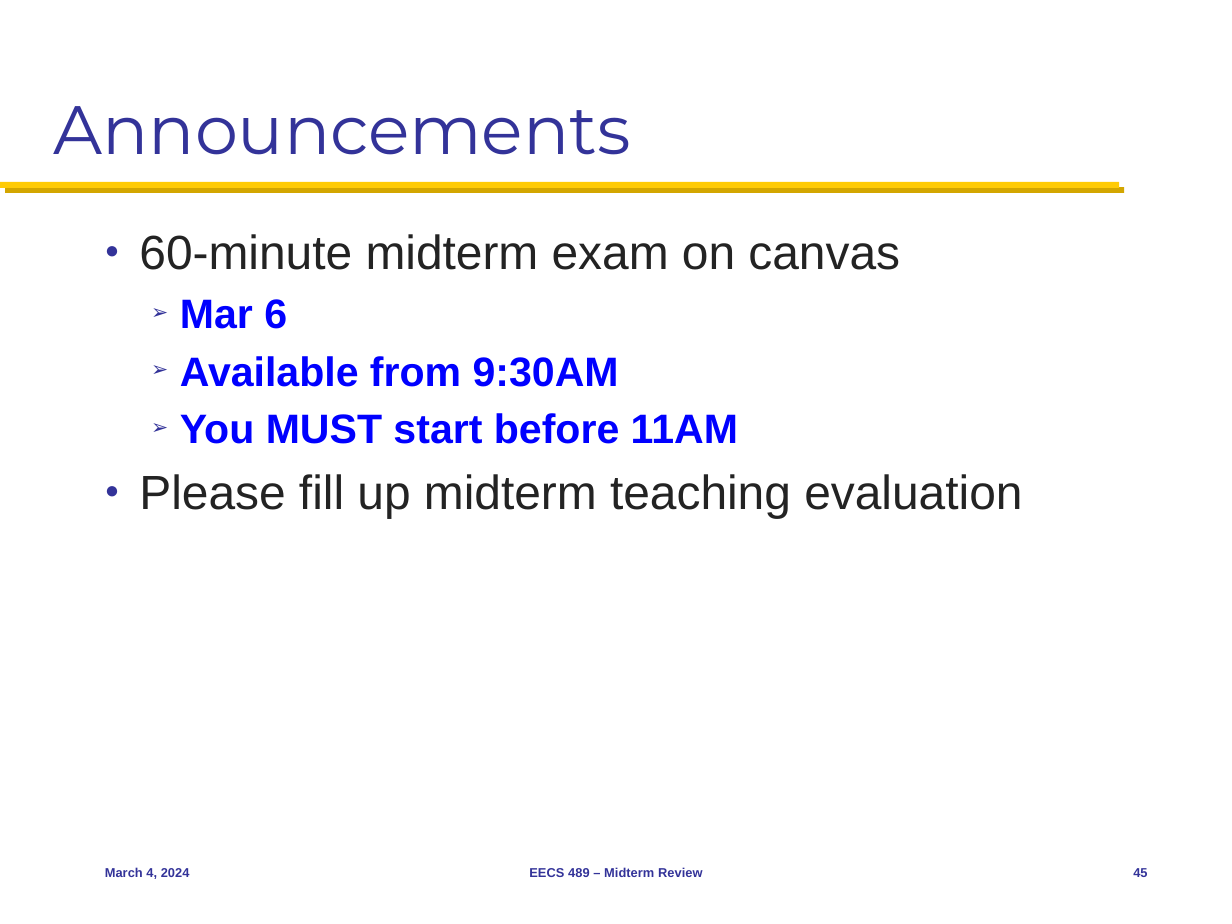
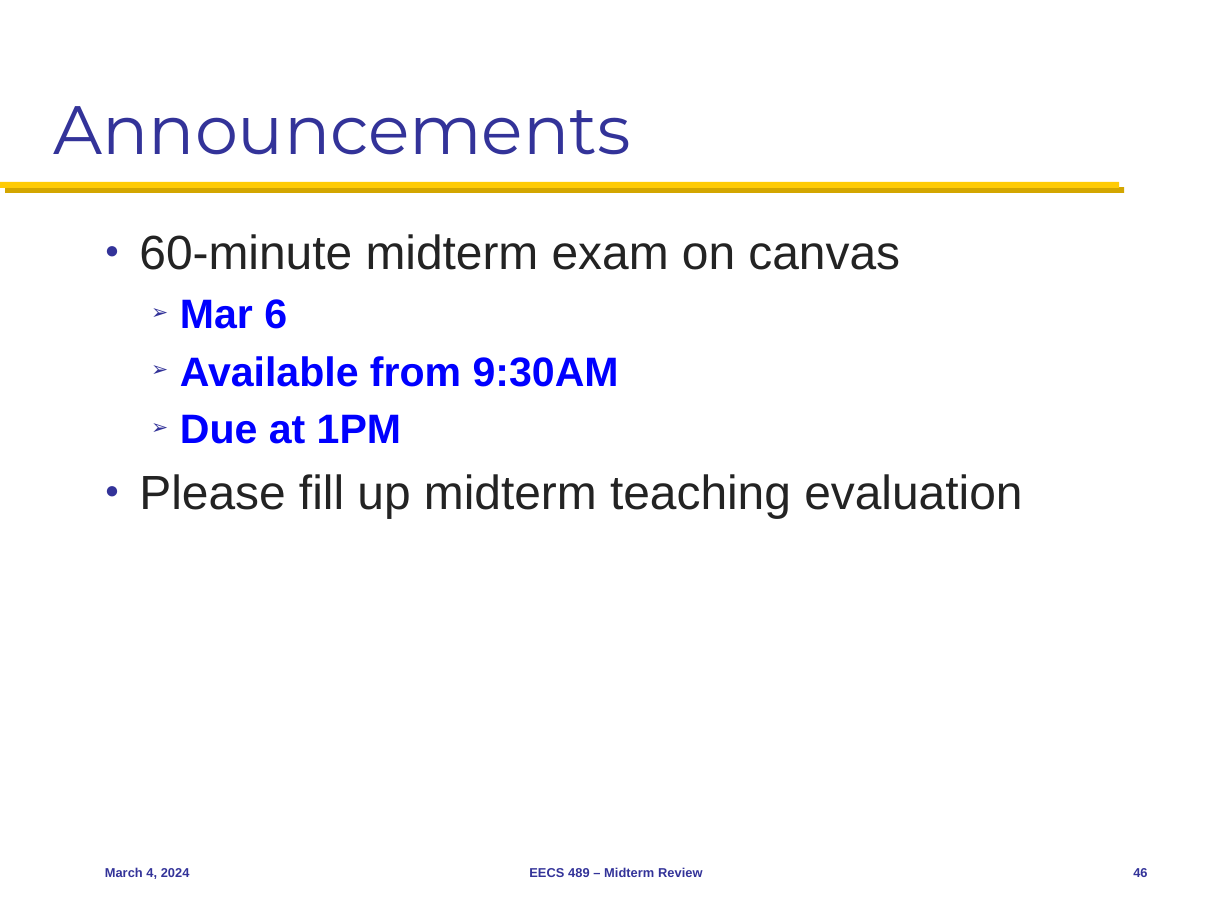
Before and after one commit to mosharaf/eecs489, a slide deck: slide 46 of Slides/030424.pptx (slide 45 before the commit). Drawn at 1232x924 pixels with LibreOffice and Linux fonts; fonts in the diff are those of the drawing. Boxes give left, top, right and bottom in pixels: in the first picture for what was removed or moved away, otherwise in the second. Text is boxed around its words. In the diff, an @@ line names an element or a change of style, - is before the commit and + after.

```diff
--- a/Slides/030424.pptx
+++ b/Slides/030424.pptx
@@ text at bbox=[180, 414, 401, 444]: text changed @@
-  ➢ You MUST start before 11AM
+  ➢ Due at 1PM
@@ page number at bbox=[1133, 868, 1147, 877]: text changed @@
-45
+46
```
Also in this commit, not shown: 5 other slides changed, 1 slide added, 1 other file.
